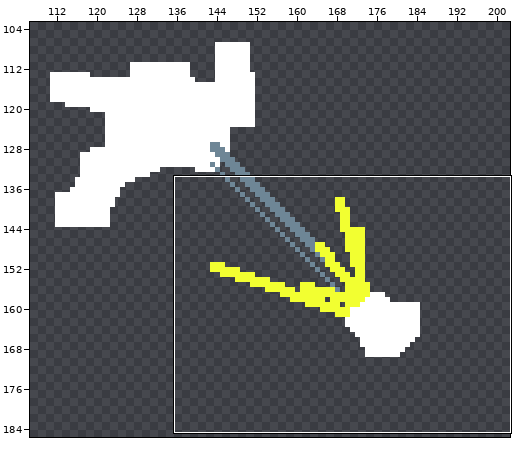
Pixel-art file -- characters/robo/sprites/air_kick.ase. The picture above shows the old version from afar; the outline marks the close-up.
Close-up. First the earlier version:
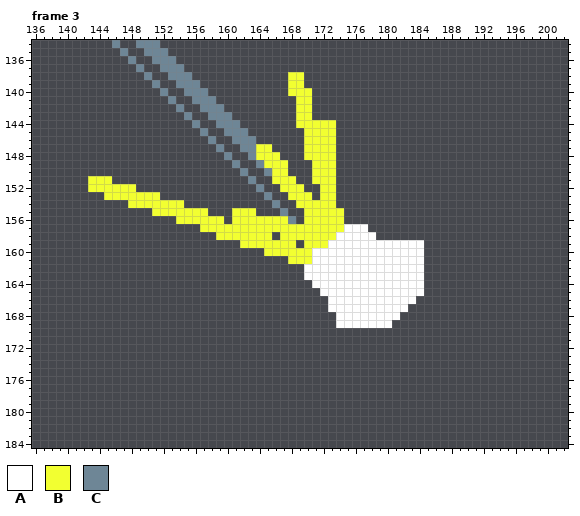
256x256 pixels, 6 frames. Shown: frame 3: x 136..202, y 134..184. The wide view leaves out empty margins. The commit also changed other frames or places, which this record leaves out.
Visible layers, top first: "Layer 3", "Layer 1", "Layer 4", "Layer 2".
Palette (. is transparent): A #ffffff  B #f2ff31  C #6e8696
Pixels before, frame 3 (only the part around the change), first column x 136:
135 ...........C..CCC..................................................
136 ............C..CCC.................................................
137 .............C..CCC................................................
138 ..............C..CCC............BB.................................
139 ...............C..CCC...........BB.................................
140 ................C..CCC..........BBB................................
141 .................C..CCC..........BB................................
142 ..................C..CCC.........BB................................
143 ...................C..CCC........BB................................
144 ....................C..CCC.......BBBBB.............................
145 .....................C..CCC.......BBBB.............................
146 ......................C..CCC......BBBB.............................
147 .......................C..CCBB....BBBB.............................
148 ........................C..CBBB...BBBB.............................
149 .........................C..CBBB...BBB.............................
150 ..........................C..CBB...BBB.............................
151 .......BBB.................C..BBB..BBB.............................
152 .......BBBBBB...............C..BBB..BB.............................
153 .........BBBBBBB.............C..BBB.BB.............................
154 ............BBBBBBB...........C..BBBBB.............................
155 ...............BBBBBBB...BBB...C..BBBBB............................
156 ..................BBBBBB.BBBBBBBC.BBBBB............................
157 .....................BBBBBBBBBBBBBBBBBBAAA.........................
158 .......................BBBBBBB.BBBBBBBAAAAA........................
159 ..........................BBBBBBB.BBBAAAAAAAAAAAA..................
160 .............................BBBBBBAAAAAAAAAAAAAA..................
161 ................................BBBAAAAAAAAAAAAAA..................
162 ..................................AAAAAAAAAAAAAAA..................
163 ..................................AAAAAAAAAAAAAAA..................
164 ...................................AAAAAAAAAAAAAA..................
165 ....................................AAAAAAAAAAAAA..................
166 .....................................AAAAAAAAAAA...................
167 .....................................AAAAAAAAAA....................
168 ......................................AAAAAAAA.....................
169 ......................................AAAAAAA......................
170 ...................................................................
171 ...................................................................
172 ...................................................................
173 ...................................................................
174 ...................................................................
175 ...................................................................
176 ...................................................................
177 ...................................................................
178 ...................................................................
179 ...................................................................
180 ...................................................................
181 ...................................................................
182 ...................................................................
183 ...................................................................
184 ...................................................................
After the commit:
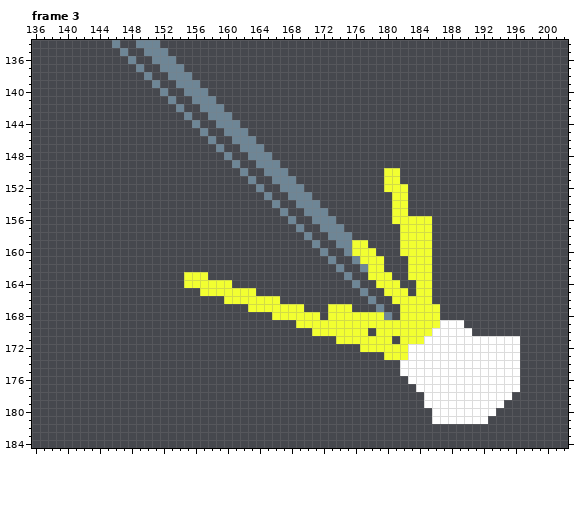
Diff:
layer "Layer 1" removed
Frame 3:
y 138..139: x 168..169 BB -> ..
y 140: x 168..170 BBB -> ...
y 141..143: x 169..170 BB -> ..
y 144: x 169..173 BBBBB -> .....
y 145..146: x 170..173 BBBB -> ....
y 147: x 164..165 BB -> C.; x 170..173 BBBB -> ....
y 148: x 164..166 BBB -> CC.; x 170..173 BBBB -> ....
y 149: x 165..167 BBB -> CC.; x 171..173 BBB -> ...
y 150: x 166..167 BB -> CC; x 171..173 BBB -> ...; x 180..181 .. -> BB
y 151: x 143..145 BBB -> ...; x 166..168 BBB -> CCC; x 171..173 BBB -> ...; x 180..181 .. -> BB
y 152: x 143..148 BBBBBB -> ......; x 167..169 BBB -> CCC; x 172..173 BB -> ..; x 180..182 ... -> BBB
y 153: x 145..151 BBBBBBB -> .......; x 168..170 BBB -> CCC; x 172..173 BB -> ..; x 181..182 .. -> BB
y 154: x 148..154 BBBBBBB -> .......; x 169..173 BBBBB -> CCC..; x 181..182 .. -> BB
y 155: x 151..157 BBBBBBB -> .......; x 161..163 BBB -> ...; x 170..174 BBBBB -> CCC..; x 181..182 .. -> BB
y 156: x 154..159 BBBBBB -> ......; x 161..167 BBBBBBB -> .......; x 170..174 BBBBB -> .CCC.; x 181..185 ..... -> BBBBB
y 157: x 157..177 BBBBBBBBBBBBBBBBBBAAA -> ............C..CCC...; x 182..185 .... -> BBBB
y 158: x 159..165 BBBBBBB -> .......; x 167..178 BBBBBBBAAAAA -> ...C..CCC...; x 182..185 .... -> BBBB
y 159: x 162..168 BBBBBBB -> .......; x 170..185 BBBAAAAAAAAAAAA. -> .C..CCBB....BBBB
y 160: x 165..185 BBBBBBAAAAAAAAAAAAAA. -> .......C..CBBB...BBBB
y 161: x 168..185 BBBAAAAAAAAAAAAAA. -> .....C..CBBB...BBB
y 162: x 170..185 AAAAAAAAAAAAAAA. -> ....C..CBB...BBB
y 163: x 155..157 ... -> BBB; x 170..185 AAAAAAAAAAAAAAA. -> .....C..BBB..BBB
y 164: x 155..160 ...... -> BBBBBB; x 171..185 AAAAAAAAAAAAAA. -> .....C..BBB..BB
y 165: x 157..163 ....... -> BBBBBBB; x 172..185 AAAAAAAAAAAAA. -> .....C..BBB.BB
y 166: x 160..166 ....... -> BBBBBBB; x 173..185 AAAAAAAAAAA.. -> .....C..BBBBB
y 167: x 163..169 ....... -> BBBBBBB; x 173..186 AAAAAAAAAA.... -> BBB...C..BBBBB
y 168: x 166..171 ...... -> BBBBBB; x 173..186 .AAAAAAAA..... -> BBBBBBBC.BBBBB
y 169: x 169..189 .....AAAAAAA......... -> BBBBBBBBBBBBBBBBBBAAA
y 170: x 171..177 ....... -> BBBBBBB; x 179..190 ............ -> BBBBBBBAAAAA
y 171: x 174..180 ....... -> BBBBBBB; x 182..196 ............... -> BBBAAAAAAAAAAAA
y 172: x 177..196 .................... -> BBBBBBAAAAAAAAAAAAAA
y 173: x 180..196 ................. -> BBBAAAAAAAAAAAAAA
y 174..175: x 182..196 ............... -> AAAAAAAAAAAAAAA
y 176: x 183..196 .............. -> AAAAAAAAAAAAAA
y 177: x 184..196 ............. -> AAAAAAAAAAAAA
y 178: x 185..195 ........... -> AAAAAAAAAAA
y 179: x 185..194 .......... -> AAAAAAAAAA
y 180: x 186..193 ........ -> AAAAAAAA
y 181: x 186..192 ....... -> AAAAAAA
Changed places in both close-ups, as pixel boxes (x1, y1, x2, y2):
changed: (88, 72, 520, 424)
